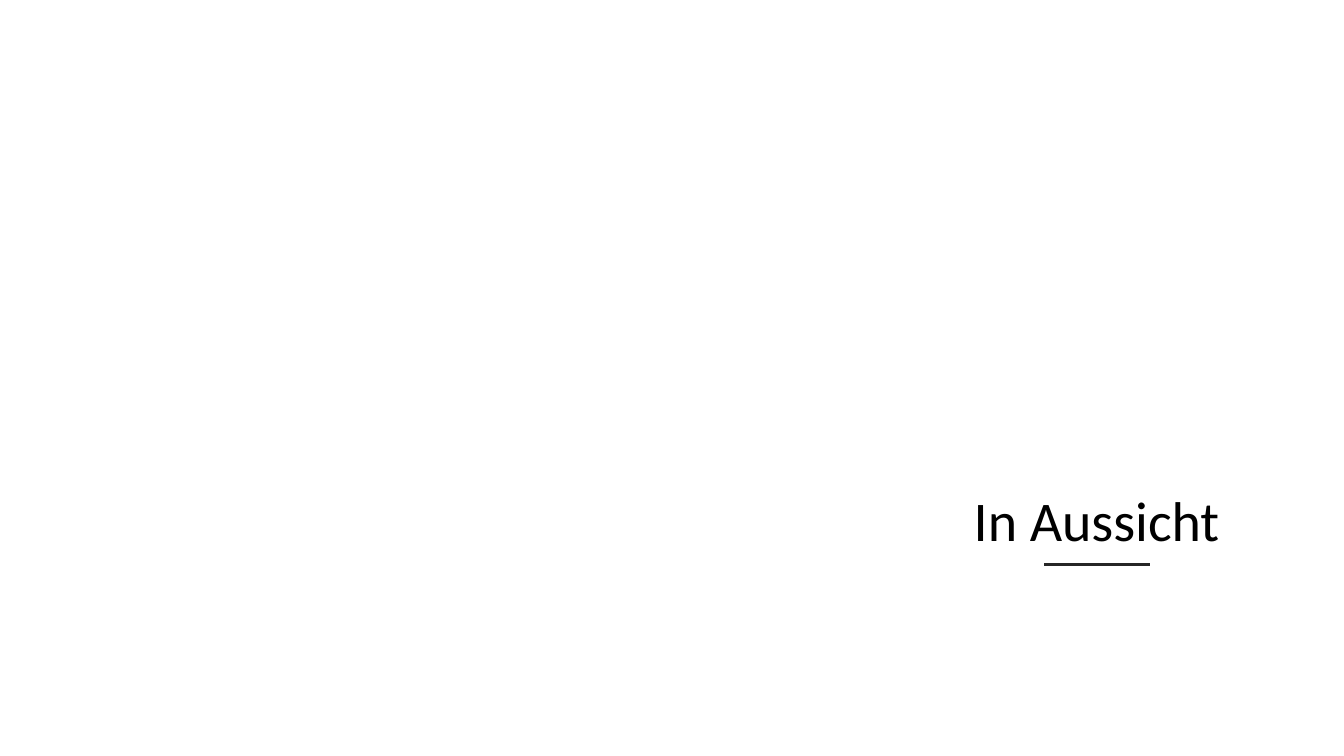
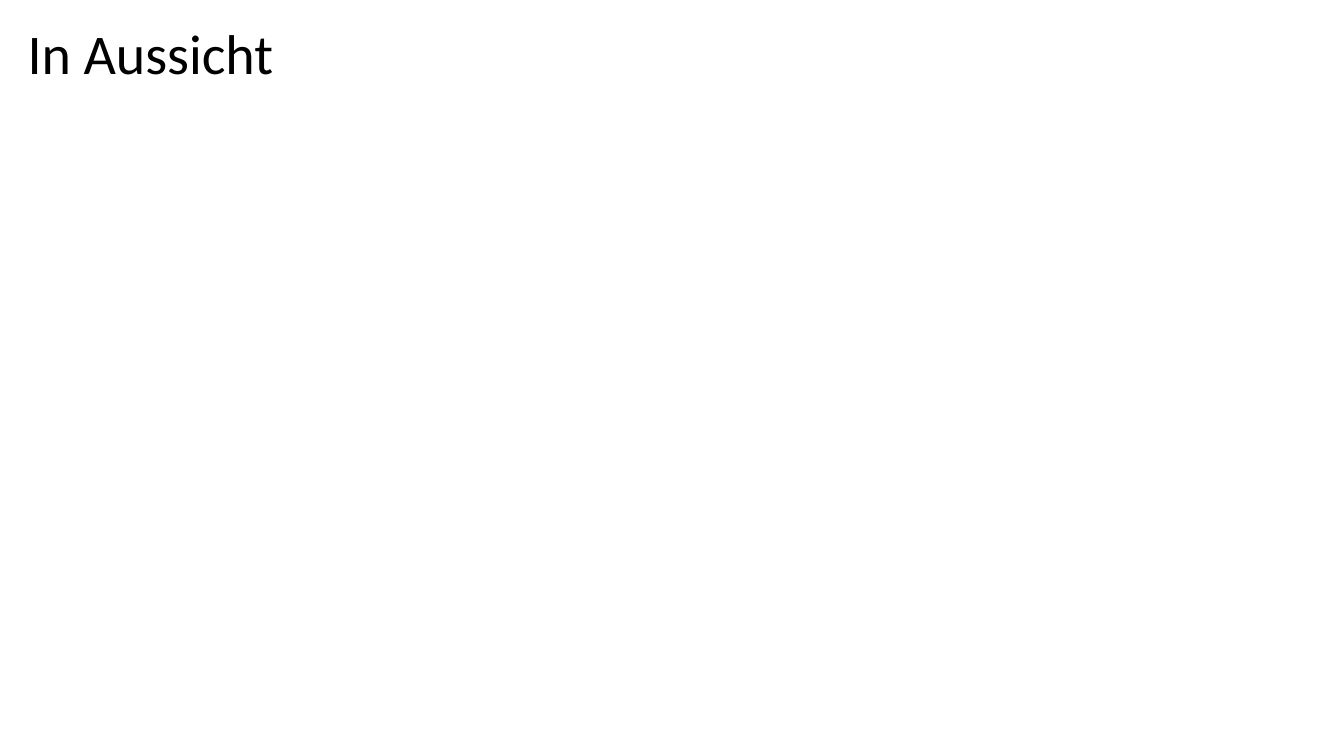
Before and after one commit to EderRene/Arbeitszeitverwaltung_Sportcamp_Salcher, a slide deck: slide 6 of Projektiterationen/1.Iteration.pptx. Drawn at 1344x756 pixels with LibreOffice and Linux fonts; fonts in the diff are those of the drawing; background and template pictures are left out. Boxes give left, top, right and bottom in pixels: in the first picture for what was removed or moved away, otherwise in the second. Text is boxed around its words. In the diff, an @@ line names an element or a change of style, - is before the commit and + after.

```diff
--- a/Projektiterationen/1.Iteration.pptx
+++ b/Projektiterationen/1.Iteration.pptx
@@ title "In Aussicht": place and size @@
-title "In Aussicht" at (974, 502, 1219, 542)
+title "In Aussicht" at (28, 35, 273, 75)
@@ freeform shape removed at (826, 251, 1344, 756) @@
@@ line removed from (1046, 565) to (1148, 565) @@
```
Also in this commit, not shown: 2 other slides changed.
